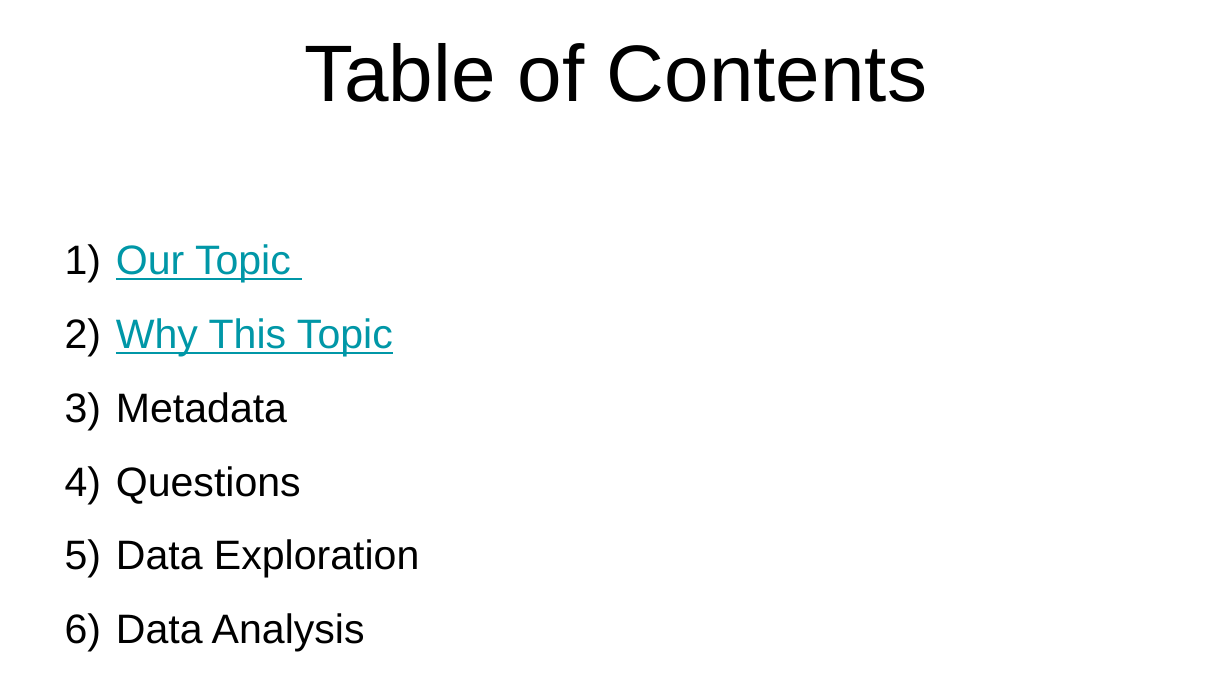
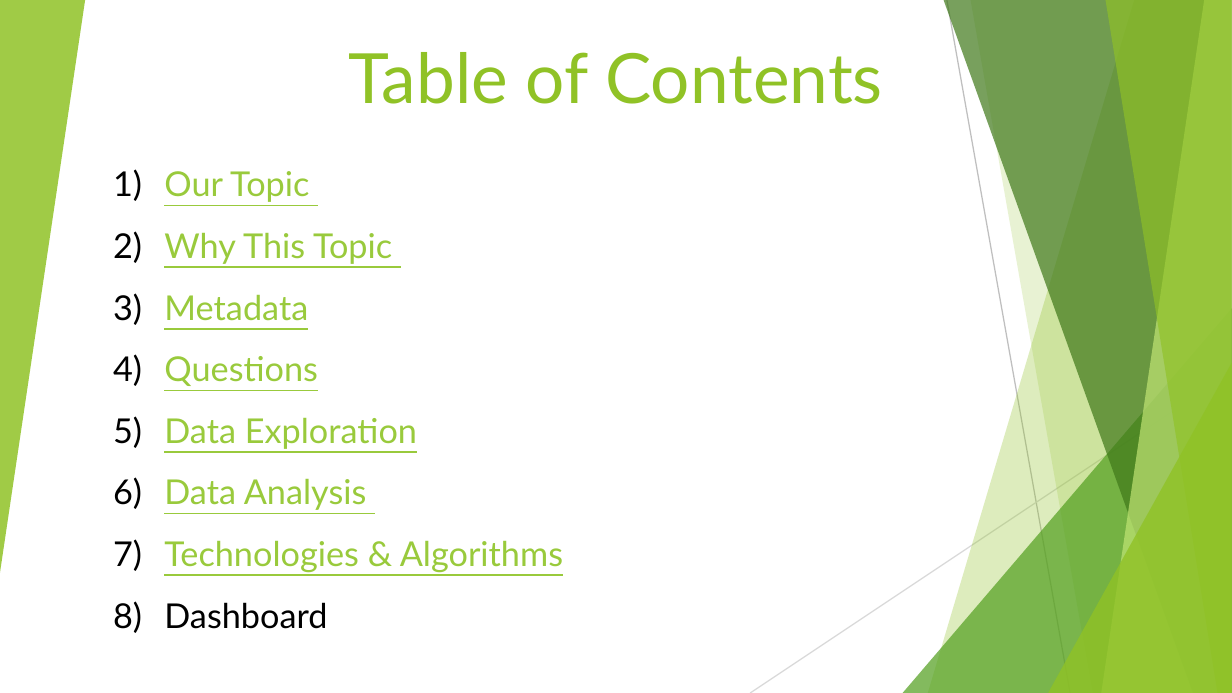
Before and after one commit to GerlechJen/Predicting-Auto-Insurance-Fraud-Claims, a slide deck: slide 2 of Team_6.pptx. Drawn at 1232x693 pixels with LibreOffice and Linux fonts; fonts in the diff are those of the drawing. Boxes give left, top, right and bottom in pixels: in the first picture for what was removed or moved away, otherwise in the second. Text is boxed around its words. In the diff, an @@ line names an element or a change of style, - is before the commit and + after.

```diff
--- a/Team_6.pptx
+++ b/Team_6.pptx
@@ group added at box(0, 0, 1232, 693): 5 freeform shapes, 3 triangles, 2 lines @@
@@ title "Table of Contents" at box(349, 52, 883, 104): size 46.8 to 40.5 pt, font Arial to Lato, text colour #000000 to #90C226 @@
@@ text "Our Topic": place and size @@
-text "Our Topic" at box(116, 244, 419, 652)
+text "Our Topic" at box(164, 171, 563, 629)
@@ text at box(164, 171, 417, 510): size 24 to 20 pt, font Arial to Lato in "Our Topic", "Why This Topic", "Metadata", "Questions" and 2 more places; text colour #0097A7 to #99CA3C in "Our Topic", "Why This Topic"; text colour #000000 to #99CA3C, underline on in "Metadata", "Questions", "Data Exploration", "Data Analysis" @@
@@ text at box(164, 540, 563, 629): paragraphs added @@
+7) Technologies & Algorithms
+8) Dashboard
```
Also in this commit, not shown: 9 other slides changed, 2 slides added, 1 other file.
